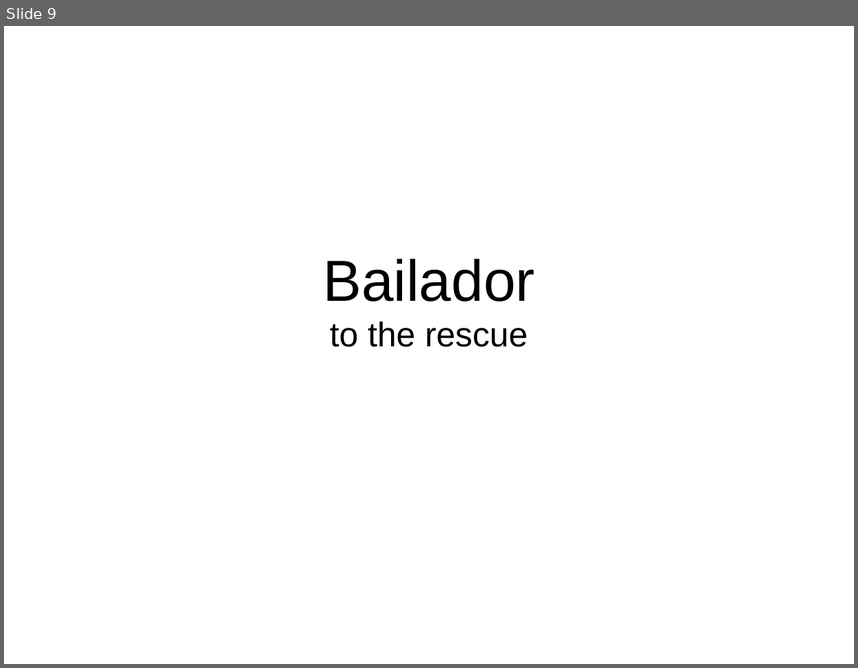
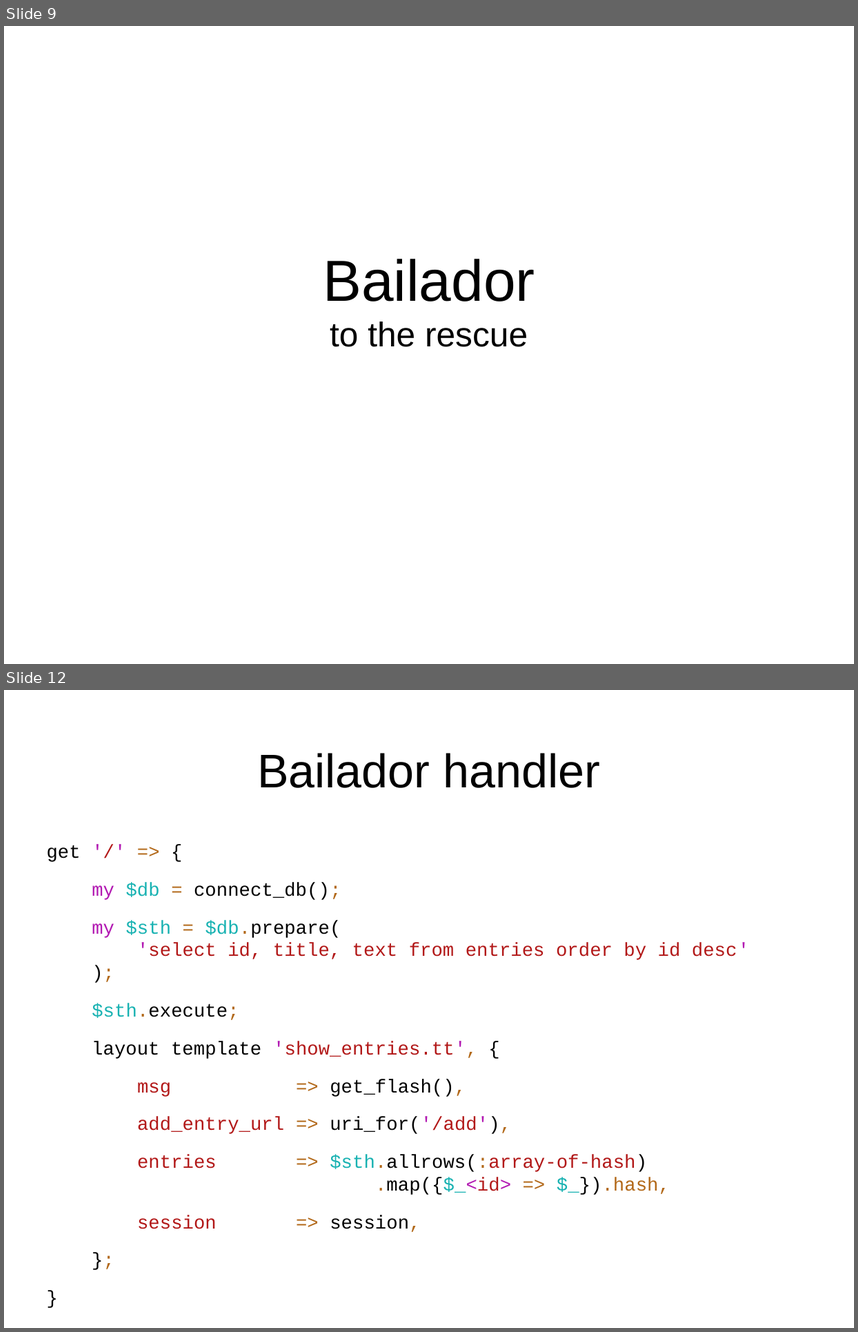
Before and after one commit to niner/talks, a slide deck: Web development and Perl 6/Web development and Perl 6.odp. Shown one above the other, each under a label of ours: slide 9 before the commit, slides 9 and 12 after it; the slides between them are not shown. The pictures are 858x668 and 858x1332 pixels, drawn with LibreOffice and Linux fonts; fonts in the diff are those of the drawing. Boxes give left, top, right and bottom in pixels: in the first picture for what was removed or moved away, otherwise in the second. Text is boxed around its words. In the diff, an @@ line names an element or a change of style, - is before the commit and + after.

Commit message:
About Bailador and Dancer

```diff
--- a/Web development and Perl 6/Web development and Perl 6.odp
+++ b/Web development and Perl 6/Web development and Perl 6.odp
@@ slide 12 added at bbox=[4, 690, 854, 1328], background #FFFFFF @@
@@ title added at bbox=[257, 753, 600, 788], 44 pt, text #000000 @@
+Bailador handler
@@ text added at bbox=[47, 845, 749, 1194], 17.6 pt, text #B21818 @@
+get '/' => {
+my $db = connect_db();
+my $sth = $db.prepare(
+'select id, title, text from entries order by id desc'
+);
+$sth.execute;
+layout template 'show_entries.tt', {
+msg => get_flash(),
+add_entry_url => uri_for('/add'),
+entries => $sth.allrows(:array-of-hash)
+.map({$_<id> => $_}).hash,
+session => session,
+};
+}
```
Also in this commit, not shown: 14 other slides added, 1 other file.
